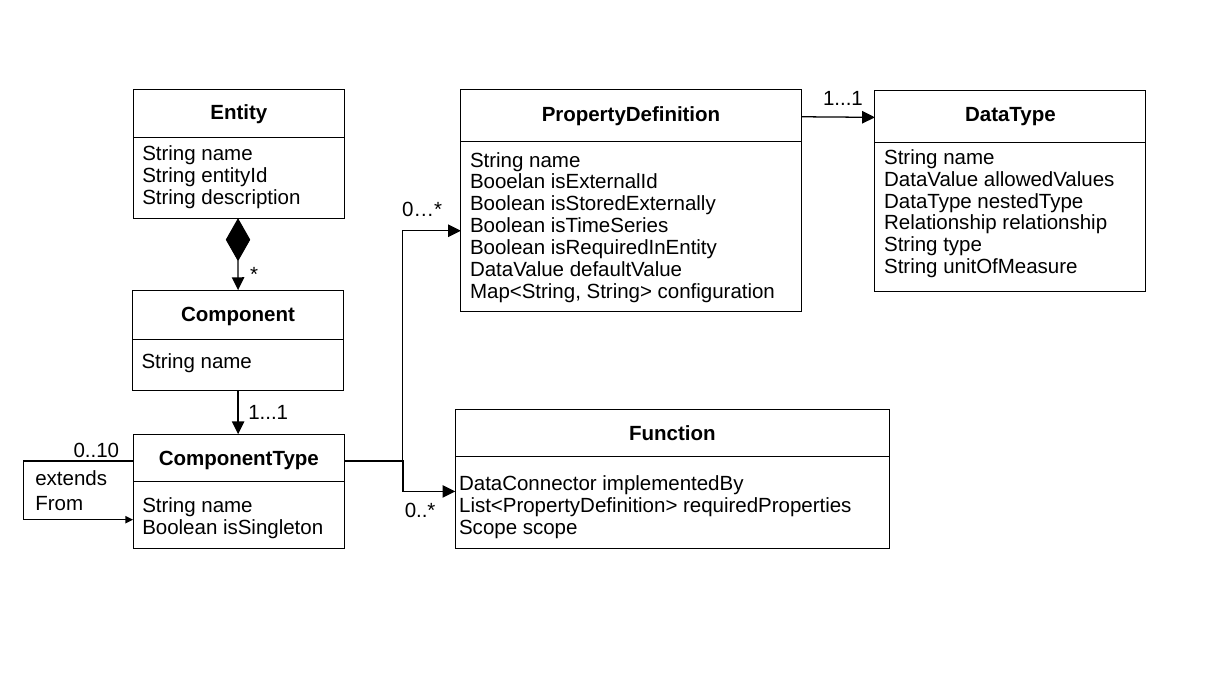
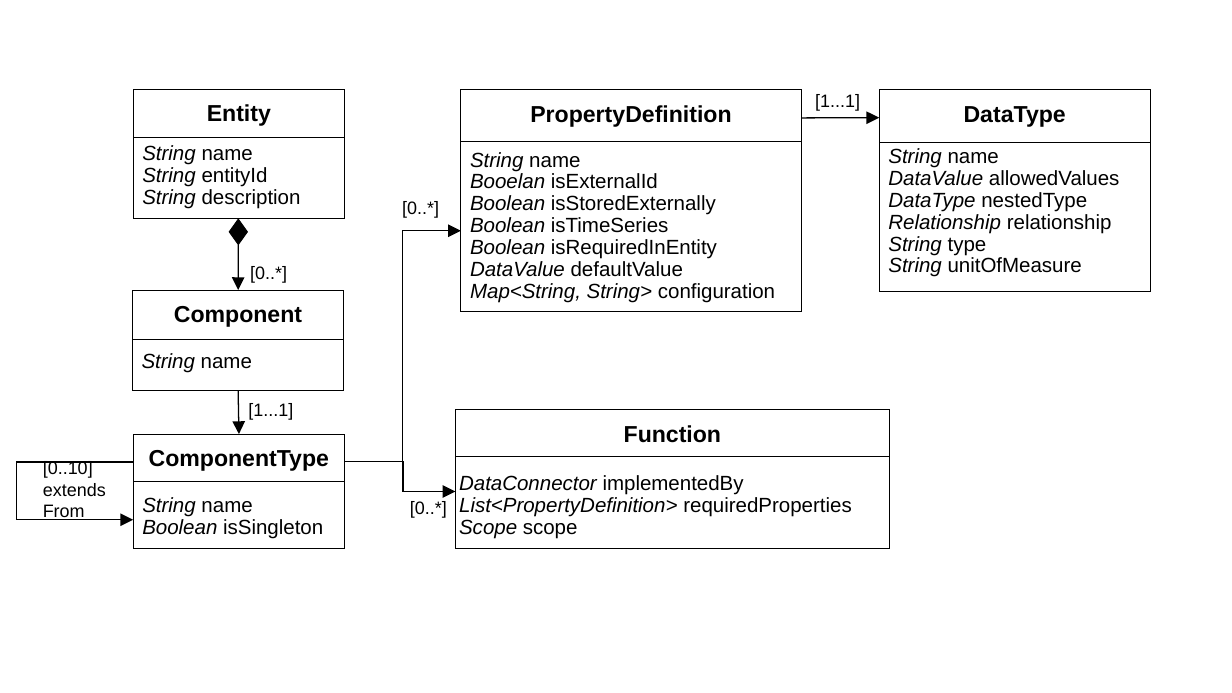
Before and after one commit to derlehner/dt_language_comparison, a slide deck: slide 4 of Figures.pptx. Drawn at 1232x693 pixels with LibreOffice and Linux fonts; fonts in the diff are those of the drawing. Boxes give left, top, right and bottom in pixels: in the first picture for what was removed or moved away, otherwise in the second. Text is boxed around its words. In the diff, an @@ line names an element or a change of style, - is before the commit and + after.

```diff
--- a/Figures.pptx
+++ b/Figures.pptx
@@ size 16 to 18 pt in 6 elements at (624,425,721,443), (530,105,731,127), (174,306,302,327), (149,450,329,471), (964,106,1066,127), (207,104,271,126) @@
@@ arrow moved from (801, 116) - (875, 117) to (801, 118) - (880, 117) @@
@@ text at (815,94,860,111): text changed; size 16 to 14 pt @@
-1...1
+[1...1]
@@ rectangle: place and size @@
-rectangle at (875,91,1146,292)
+rectangle at (880,90,1151,291)
@@ text "String name" at (142,145,301,209): italic on in "String", "String", "String" @@
@@ text "String name" at (888,148,1120,277): italic on in "String", "DataValue", "DataType", "Relationship" and 2 more places @@
@@ line moved from (875, 143) - (1146, 143) to (880, 142) - (1151, 142) @@
@@ text "String name" at (470,152,775,302): italic on in "String", "Booelan", "Boolean", "Boolean" and 3 more places @@
@@ text at (402,201,439,218): text changed; size 16 to 14 pt @@
-0…*
+[0..*]
@@ diamond: place and size @@
-diamond at (226,219,250,261)
+diamond at (229,219,248,245)
@@ arrow moved from (238, 261) - (238, 290) to (238, 245) - (238, 290) @@
@@ text at (250,266,287,283): text changed; size 16 to 14 pt @@
-*
+[0..*]
@@ text "String name" at (142,353,252,373): italic on in "String" @@
@@ text at (248,403,293,420): text changed; size 16 to 14 pt @@
-1...1
+[1...1]
@@ text removed at (74,442,120,462) @@
-0..10
@@ text at (43,461,106,520): text changed; size 16 to 14 pt @@
-extends
-From
+[0..10] extends
+From
@@ elbow arrow (133, 462) - (133, 519): route changed @@
@@ text "DataConnector implementedBy" at (459,475,851,539): italic on in "DataConnector", "List<PropertyDefinition>", "Scope" @@
@@ text "String name" at (142,497,323,539): italic on in "String", "Boolean" @@
@@ text at (410,501,447,518): text changed; size 16 to 14 pt @@
-0..*
+[0..*]
```
Also in this commit, not shown: 3 other slides changed, 3 slides added.
